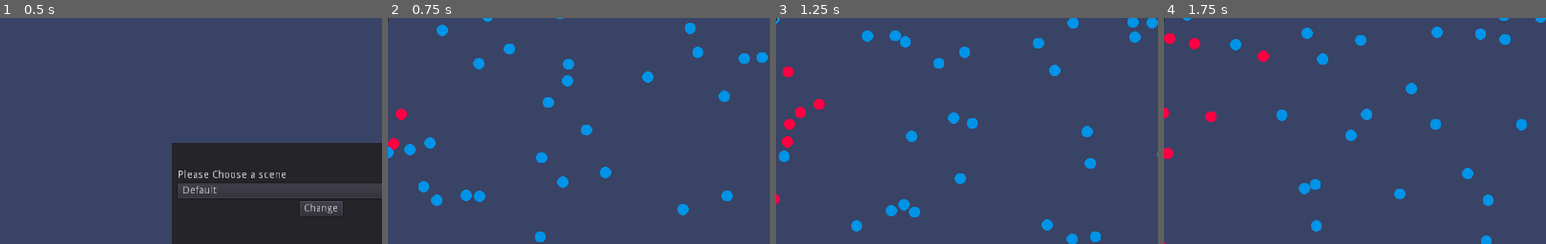
Above: before the commit, frames 1-4 (left to right).
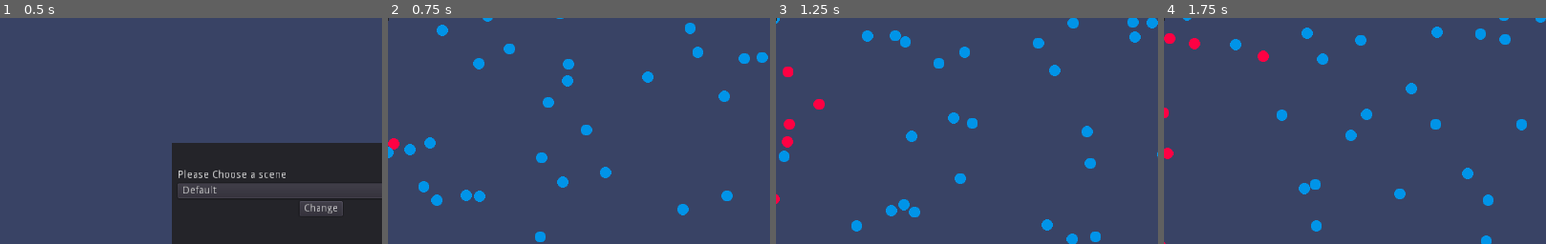
Above: after the commit, the same moments.

Repository: mani144/Covid19-Simulation-Godot
Game: Godot game, scene res://MainMenu.tscn
The game is run twice, just before and just after one commit, with the same random seed, the same clock (stepped at 60 frames per second) and the same inputs.
Inputs:
- Up to frame 1 (0.5 s): no input
- Up to frame 2 (0.75 s): click "Change" at 0.5 s
- Up to frame 3 (1.25 s): no input
- Up to frame 4 (1.75 s): no input
The pictures show only the part of the screen within x 8-58%, y 11-61%; the shares and areas given below are measured in that part.

Frame 1 is identical in both runs. In frame 2, 0.1% of the frame differs, in the area x 2-5%, y 40-46%; in frame 3, 0.1%; in frame 4, 0.1%.

Commit message:
Code cleanup (static types)

Diff:
--- a/Assests/Base.gd
+++ b/Assests/Base.gd
@@ -4,15 +4,22 @@
 var dragging
 var drag_start = Vector2()
 
-var NORMAL = 0
-var SICK = 1
-var CURED = 2
-var DEAD = 3
-var state = NORMAL # 0 normal 1 is for sick 2 for Cured
-func _ready():
+onready var SICK_TEXTURE  := load("res://Assests/sick.png")
+onready var CURED_TEXTURE := load("res://Assests/cured.png")
+onready var DEAD_TEXTURE  := load("res://Assests/dead.png")
+
+const NORMAL : int = 0
+const SICK   : int = 1
+const CURED  : int = 2
+const DEAD   : int = 3
+
+# 0 normal 1 is for sick 2 for Cured
+var state    = NORMAL
+
+func _ready() -> void:
 	randomize()
-	var rand_x = rand_range(-100,100)
-	var rand_y = rand_range(-100,100)
+	var rand_x : float = rand_range(-100,100)
+	var rand_y : float = rand_range(-100,100)
 	apply_impulse(Vector2(), Vector2(rand_x,rand_y) )
 
 
@@ -24,8 +31,8 @@
 #			body.state= SICK
 #	pass # Replace with function body.
 
-func infected():
-	$Sprite.texture = load("res://Assests/sick.png")
+func infected() -> void:
+	$Sprite.texture = SICK_TEXTURE
 	change_state(SICK)
 	$CureTimer.autostart = 1
 	$CureTimer.start()
@@ -35,33 +42,32 @@
 #	var enemies = get_tree().get_nodes_in_group("UI")
 
 
-func change_state(state_num):
+func change_state(state_num : int) -> void:
 	state = state_num
 
 
-func _on_Base_body_entered(body):
+func _on_Base_body_entered(body : Node) -> void:
 	if body.get_name() in 'Base' :
 		if body.state == NORMAL and self.state == SICK :
 			body.infected()
-			body.state= SICK
+			body.state = SICK
 			get_tree().call_group("UI_Commands","increase_sick")
-	pass # Replace with function body.
 
 
-func _on_CureTimer_timeout():
+
+func _on_CureTimer_timeout() -> void:
 	change_state(CURED)
-	$Sprite.texture = load("res://Assests/cured.png")
+	$Sprite.texture = CURED_TEXTURE
 	get_tree().call_group("UI_Commands","increase_cured")
-	pass # Replace with function body.
+	pass
 
 
-func _on_DeathTimer_timeout():
-	var random = randf()
+func _on_DeathTimer_timeout() -> void:
+	var random : float = randf()
 	if  not state == CURED:
 		if random < 0.0036:
 			get_tree().call_group("UI_Commands","increase_death")
-			$Sprite.texture = load("res://Assests/dead.png")
-#			apply_impulse(Vector2(), Vector2(0,0) )
+			$Sprite.texture = DEAD_TEXTURE
+			#apply_impulse(Vector2(), Vector2(0,0) )
 			$CureTimer.stop()
 			$DeathTimer.stop()
-	pass # Replace with function body.
--- a/Assests/Sick.gd
+++ b/Assests/Sick.gd
@@ -1,17 +1,5 @@
 extends "res://Assests/Base.gd"
 
 
-# Declare member variables here. Examples:
-# var a = 2
-# var b = "text"
-
-
-# Called when the node enters the scene tree for the first time.
 func _ready():
 	state = 1
-	pass # Replace with function body.
-
-
-# Called every frame. 'delta' is the elapsed time since the previous frame.
-#func _process(delta):
-#	pass
--- a/MainMenu.gd
+++ b/MainMenu.gd
@@ -1,21 +1,13 @@
 extends Control
 
-# Declare member variables here. Examples:
-# var a = 2
-# var b = "text"
 
-# Called when the node enters the scene tree for the first time.
-func _ready():
+func _ready() -> void:
 	$BackgroundColorRect/Panel/VBoxContainer/OptionButton.add_item("Default",0)
 	$BackgroundColorRect/Panel/VBoxContainer/OptionButton.add_item("With Boundaries",1)
-	pass # Replace with function body.
-
-# Called every frame. 'delta' is the elapsed time since the previous frame.
-#func _process(delta):
-#	pass
+	pass
 
 
-func _on_Button_button_up():
+func _on_Button_button_up() -> void:
 	var id = $BackgroundColorRect/Panel/VBoxContainer/OptionButton.get_selected_id()
 	if id == 0 :
 		get_tree().change_scene("res://Map.tscn")
--- a/PeopleGen.gd
+++ b/PeopleGen.gd
@@ -1,31 +1,23 @@
 extends Node2D
 
 
-# Declare member variables here. Examples:
-# var a = 2
-# var b = "text"
-var sick = preload("res://Assests/Base.tscn")
-var Base = preload("res://Assests/Base.tscn")
+
+var sick := preload("res://Assests/Base.tscn")
+var Base := preload("res://Assests/Base.tscn")
+var totalPeople : int = 99
 
 
-# Called when the node enters the scene tree for the first time.
-func _ready():
-	var sick_person = sick.instance()
+func _ready() -> void:
+	var sick_person := sick.instance()
 	sick_person.get_child(0).infected()
-	var rand_x_sick = rand_range(20,100)
-	var rand_y_sick = rand_range(20,580)
+	var rand_x_sick : float = rand_range(20,100)
+	var rand_y_sick : float = rand_range(20,580)
 	sick_person.translate(Vector2(rand_x_sick,rand_y_sick))
 	self.add_child(sick_person)
-	for _i in range(0,99):
-		var normal_person = Base.instance()
+	for _i in range(0, totalPeople):
+		var normal_person := Base.instance()
 
-		var rand_x = rand_range(20,1000)
-		var rand_y = rand_range(20,580)
+		var rand_x : float = rand_range(20,1000)
+		var rand_y : float = rand_range(20,580)
 		normal_person.translate(Vector2(rand_x,rand_y))
 		self.add_child(normal_person)
-	pass # Replace with function body.
-
-
-# Called every frame. 'delta' is the elapsed time since the previous frame.
-#func _process(delta):
-#	pass
--- a/UI.gd
+++ b/UI.gd
@@ -1,23 +1,18 @@
 extends Control
 
 
-# Declare member variables here. Examples:
-# var a = 2
-# var b = "text"
+func _ready() -> void:
+	get_parent().get_node("PeopleGen").get_children()
 
 
-# Called when the node enters the scene tree for the first time.
-func _ready():
-	get_parent().get_node("PeopleGen").get_children()
-	pass # Replace with function body.
-
-
-func increase_death():
+func increase_death() -> void:
 	$Panel/GridContainer/DLabelN.text = str(int($Panel/GridContainer/DLabelN.text) + 1)
 	$Panel/GridContainer/SLabelN.text = str(int($Panel/GridContainer/SLabelN.text) - 1)
-func increase_cured():
+
+func increase_cured() -> void:
 	$Panel/GridContainer/CLabelN.text = str(int($Panel/GridContainer/CLabelN.text) + 1)
 	$Panel/GridContainer/SLabelN.text = str(int($Panel/GridContainer/SLabelN.text) - 1)
-func increase_sick():
+
+func increase_sick() -> void:
 	$Panel/GridContainer/SLabelN.text = str(int($Panel/GridContainer/SLabelN.text) + 1)
 	$Panel/GridContainer/NLabelN.text = str(int($Panel/GridContainer/NLabelN.text) - 1)
